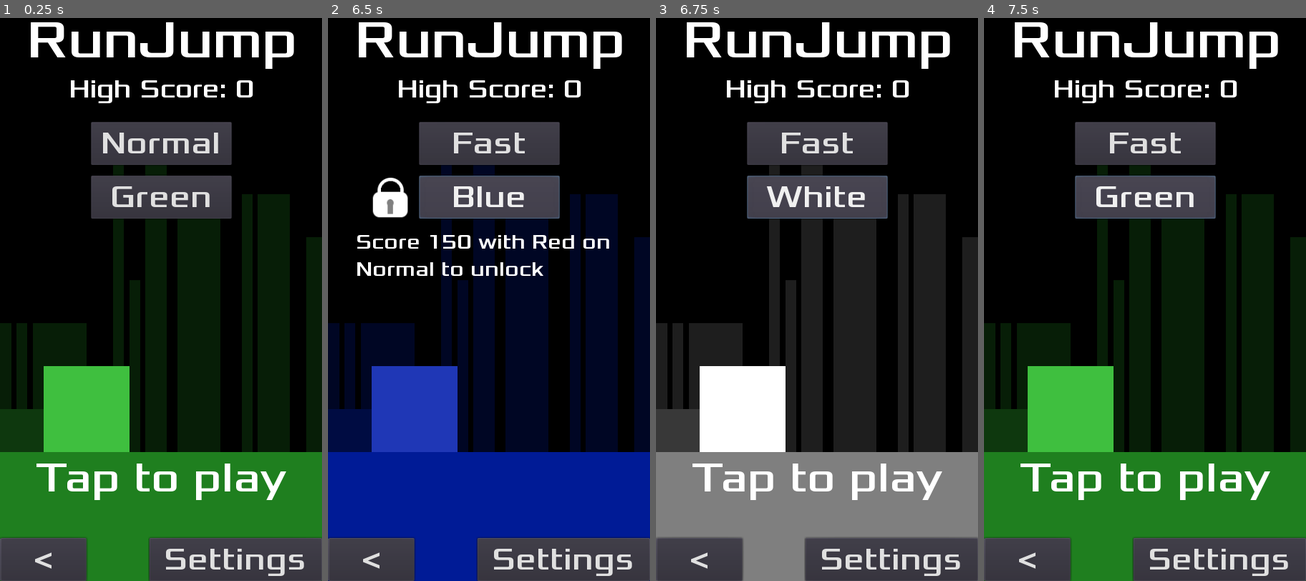
Above: before the commit, frames 1-4 (left to right).
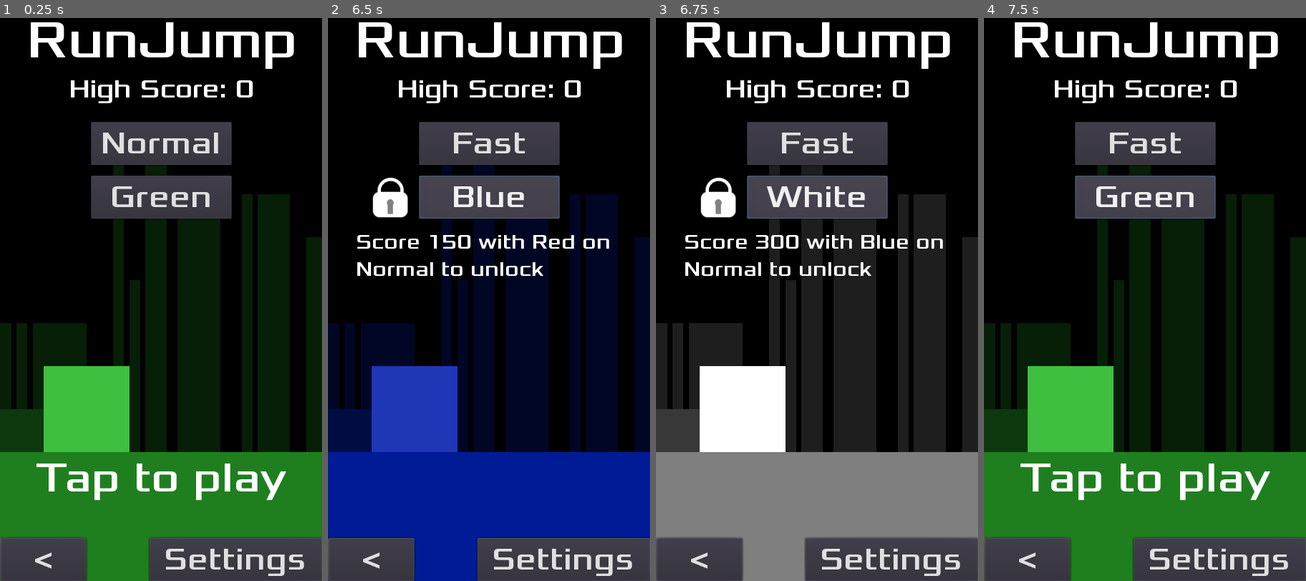
Above: after the commit, the same moments.

Repository: tomas7770/RunJump
Game: Godot game, scene res://scenes/Title/Title.tscn
Two runs of this game, one before a commit and one after it. Both use one fixed random seed, a clock stepped at 60 frames per second and the inputs below. Sound files missing from this copy of the repository are replaced by a short silence.
Inputs:
- Up to frame 1 (0.25 s): no input
- Up to frame 2 (6.5 s): click "Normal" at 0.5 s; click "Easy" at 1.25 s; click "Fast" at 2 s; click "Normal" at 2.75 s; click "Easy" at 3.5 s; click "Green" at 4.25 s; click "Orange" at 5 s; click "Red" at 5.75 s
- Up to frame 3 (6.75 s): click "Blue" at 6.5 s
- Up to frame 4 (7.5 s): click "White" at 7.25 s

Frames 1-2 are identical in both runs. In frame 3, 3.3% of the frame differs, in the area x 9-90%, y 28-86%; in frame 4, nothing differs.

Commit message:
Add unlock requirement for White character

Diff:
--- a/scenes/GlobalVariables.gd
+++ b/scenes/GlobalVariables.gd
@@ -25,8 +25,11 @@
 	CHARACTER.BLUE:"BluePlayer",
 	CHARACTER.WHITE:"WhitePlayer",
 }
-const UNLOCKABLE_CHAR = [CHARACTER.BLUE]
-const UNLOCK_CHAR_REQ = {CHARACTER.BLUE: [150, CHARACTER.RED, DIFFICULTY.NORMAL]}
+const UNLOCKABLE_CHAR = [CHARACTER.BLUE, CHARACTER.WHITE]
+const UNLOCK_CHAR_REQ = {
+	CHARACTER.BLUE: [150, CHARACTER.RED, DIFFICULTY.NORMAL],
+	CHARACTER.WHITE: [300, CHARACTER.BLUE, DIFFICULTY.NORMAL],
+}
 
 var SaveHandler
 var MusicPlayer
